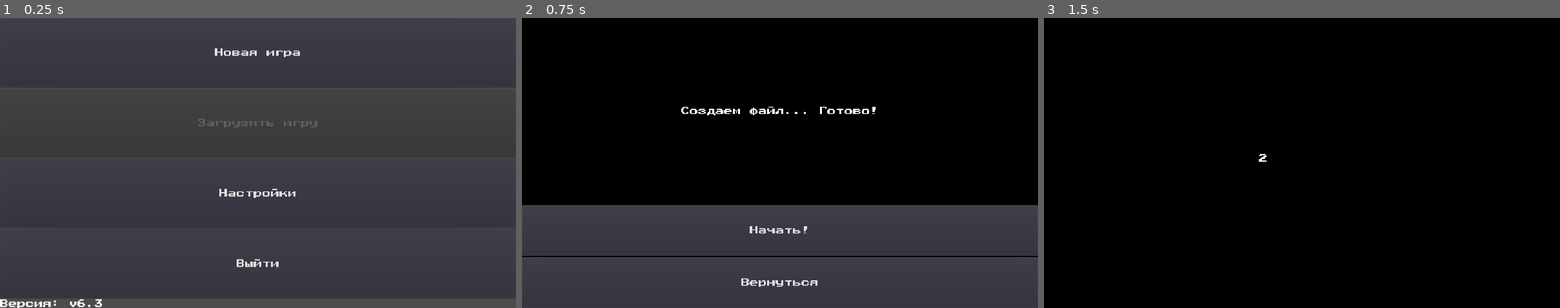
Above: before the commit, frames 1-3 (left to right).
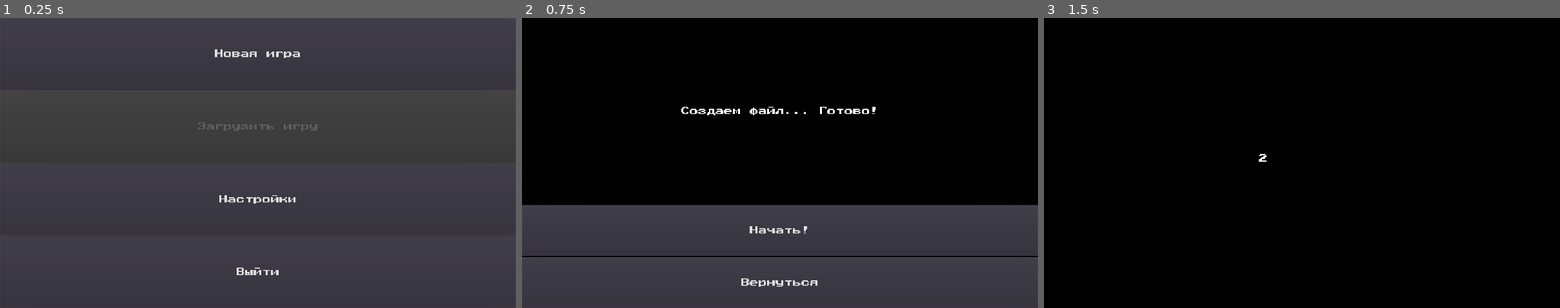
Above: after the commit, the same moments.

Repository: ordinary-dev/student-quest
Game: Godot game, scene res://Scenes/entry.tscn
Same seed, same stepped clock (60 frames per second), same inputs: the game is played once before the commit and once after it.
Inputs:
- Up to frame 1 (0.25 s): no input
- Up to frame 2 (0.75 s): click "Новая игра" at 0.5 s
- Up to frame 3 (1.5 s): click "Начать!" at 1.25 s

The runs differ from the first frame. In frame 1, 1.5% of the frame differs, in the area x 0-100%, y 10-100%; in frame 2, nothing differs; in frame 3, nothing differs.

Commit message:
Code refactoring

Diff:
--- a/Scenes/1.beggining/date1.tscn
+++ b/Scenes/1.beggining/date1.tscn
@@ -3,17 +3,18 @@
 [sub_resource type="GDScript" id=1]
 script/source = "extends Control
 
-export var song = \"res://Audio/SummerNight.ogg\"
+export var song : = \"res://Audio/SummerNight.ogg\"
+export var next_scene : = \"res://Scenes/1.beggining/fireworks.tscn\"
 
-func _ready():
+func _ready() -> void:
 	get_node(\"/root/ost\").play_sound(load(song))
 	get_node(\"ColorRect/AnimationPlayer\").play(\"text_anim\")
 
 
 # warning-ignore:unused_argument
-func _on_AnimationPlayer_animation_finished(anim_name):
+func _on_AnimationPlayer_animation_finished(anim_name) -> void:
 	yield(get_tree().create_timer(3), \"timeout\")
-	assert(get_tree().change_scene(\"res://Scenes/1.beggining/fireworks.tscn\") == OK)
+	assert(get_tree().change_scene(next_scene) == OK)
 "
 
 [sub_resource type="Animation" id=2]
--- a/Scenes/1.beggining/fireworks.tscn
+++ b/Scenes/1.beggining/fireworks.tscn
@@ -7,31 +7,41 @@
 
 var fw = load(\"res://Audio/fx/firework_explosion_fizz_002.wav\")
 
-func _ready():
+onready var sprite1 : AnimatedSprite = $AnimatedSprite
+onready var sprite2 : AnimatedSprite = $AnimatedSprite2
+onready var sprite3 : AnimatedSprite = $AnimatedSprite3
+onready var fx : = $\"/root/fx\"
+
+export var next_scene : = \"res://Scenes/1.beggining/date2.tscn\"
+
+func _ready() -> void:
 	get_node(\"AnimationPlayer\").play(\"camera\")
-	get_node(\"AnimatedSprite\").frame = 0
-	get_node(\"AnimatedSprite2\").frame = 0
-	get_node(\"AnimatedSprite3\").frame = 0
-	get_node(\"AnimatedSprite\").play()
+	sprite1.frame = 0
+	sprite2.frame = 0
+	sprite3.frame = 0
+
+	sprite1.play()
 	yield(get_tree().create_timer(0.7), \"timeout\")
-	get_node(\"/root/fx\").play_sound(fw)
+	fx.play_sound(fw)
+
 	yield(get_tree().create_timer(0.08), \"timeout\")
-	get_node(\"AnimatedSprite2\").play()
+	sprite2.play()
 	yield(get_tree().create_timer(0.7), \"timeout\")
-	get_node(\"/root/fx\").play_sound(fw)
+	fx.play_sound(fw)
+
 	yield(get_tree().create_timer(0.4), \"timeout\")
-	get_node(\"AnimatedSprite3\").play()
+	sprite3.play()
 	yield(get_tree().create_timer(0.7), \"timeout\")
-	get_node(\"/root/fx\").play_sound(fw)
+	fx.play_sound(fw)
 
 
-func _on_AnimatedSprite_animation_finished():
+func _on_AnimatedSprite_animation_finished() -> void:
 	# Обновить информацию об этапе
-	var fl = File.new()
+	var fl : = File.new()
 	fl.open(\"user://save.\" + str(get_node(\"/root/global\").loaded) + \".txt\", File.WRITE)
 	fl.store_line(to_json({\"stage\":1}))
 	fl.close()
-	assert(get_tree().change_scene(\"res://Scenes/1.beggining/date2.tscn\") == OK)
+	assert(get_tree().change_scene(next_scene) == OK)
 "
 
 [sub_resource type="Animation" id=2]
--- a/Scenes/1.beggining/train.tscn
+++ b/Scenes/1.beggining/train.tscn
@@ -7,12 +7,16 @@
 [sub_resource type="GDScript" id=1]
 script/source = "extends Node2D
 
-func _ready():
+
+export var next_scene : = \"res://Scenes/1.beggining/nav_test.tscn\"
+
+
+func _ready() -> void:
 	get_node(\"AnimationPlayer\").play(\"train\")
 
 
 func _on_AnimationPlayer_animation_finished(anim_name):
-	assert(get_tree().change_scene(\"res://Scenes/1.beggining/nav_test.tscn\") == OK)
+	assert(get_tree().change_scene(next_scene) == OK)
 "
 
 [sub_resource type="Animation" id=2]
--- a/Scenes/entry.tscn
+++ b/Scenes/entry.tscn
@@ -1,6 +1,7 @@
-[gd_scene load_steps=3 format=2]
+[gd_scene load_steps=4 format=2]
 
 [ext_resource path="res://my_theme.tres" type="Theme" id=1]
+[ext_resource path="res://Audio/Kalaido_Hanging_Lanterns.ogg" type="AudioStream" id=2]
 
 [sub_resource type="GDScript" id=1]
 resource_name = "Main"
@@ -14,15 +15,15 @@
 # и переключается в меню после этого
 
 
-export(String) var music_path
-export(String) var scene_path
+export(AudioStream) var music
+export var scene_path : = \"res://Scenes/menu/menu.tscn\"
 
 
 func _ready():
 	# Загрузить настройки
 	get_node(\"/root/global\").read_file()
 	# Воспроизвести музыку по ее пути
-	get_node(\"/root/ost\").play_sound(load(music_path))
+	get_node(\"/root/ost\").play_sound(music)
 	# Загрузить сцену меню
 	assert(get_tree().change_scene(scene_path) == OK)
 "
@@ -31,8 +32,10 @@
 anchor_right = 1.0
 anchor_bottom = 1.0
 script = SubResource( 1 )
-music_path = "res://Audio/Kalaido_Hanging_Lanterns.ogg"
-scene_path = "res://Scenes/menu/menu.tscn"
+__meta__ = {
+"_edit_use_anchors_": false
+}
+music = ExtResource( 2 )
 
 [node name="ColorRect" type="ColorRect" parent="."]
 anchor_right = 1.0
--- a/Scenes/global/fx.tscn
+++ b/Scenes/global/fx.tscn
@@ -38,7 +38,7 @@
 		self.play()
 	# Создать дополнительный источник
 	else:
-		var player = AudioStreamPlayer.new()
+		var player : = AudioStreamPlayer.new()
 		player.name = str(num)
 		player.stream = obj
 		player.bus = \"FX\"
--- a/Scenes/menu/confirm.tscn
+++ b/Scenes/menu/confirm.tscn
@@ -3,14 +3,15 @@
 [sub_resource type="GDScript" id=1]
 script/source = "extends Control
 
+export var prev_scene : = \"res://Scenes/menu/menu.tscn\"
 
 # Отмена выхода
-func _on_ButtonNo_pressed():
-	assert(get_tree().change_scene(\"res://Scenes/menu/menu.tscn\") == OK)
+func _on_ButtonNo_pressed() -> void:
+	assert(get_tree().change_scene(prev_scene) == OK)
 
 
 # Выход
-func _on_ButtonYes_pressed():
+func _on_ButtonYes_pressed() -> void:
 	# Звук нажатия
 	get_node(\"/root/fx\").btn_click()
 	# Сохранить данные
--- a/Scenes/menu/load.tscn
+++ b/Scenes/menu/load.tscn
@@ -8,11 +8,11 @@
 export (PackedScene) var loadbtn
 
 # При нажатии на удаление сохраненной игры
-func on_Del_Pressed(num):
+func on_Del_Pressed(num) -> void:
 	get_node(\"/root/fx\").btn_click()
 	# Удалить контейнер с кнопками
-	var nd = get_node(\"ColorRect/VBoxContainer/\" + str(num))
-	var glob = get_node(\"/root/global\")
+	var nd : = get_node(\"ColorRect/VBoxContainer/\" + str(num))
+	var glob : = get_node(\"/root/global\")
 	nd.get_parent().remove_child(nd)
 	# Удалить номер игры из массива
 	var pos = glob.saved_games.bsearch(num)
@@ -23,7 +23,7 @@
 
 
 # Вернуться в меню
-func on_Button_Pressed():
+func on_Button_Pressed() -> void:
 	# Щелчек
 	get_node(\"/root/fx\").btn_click()
 	# Сохранить изменения
@@ -32,7 +32,7 @@
 	assert(get_tree().change_scene(\"res://Scenes/menu/menu.tscn\") == OK)
 
 
-func _ready():
+func _ready() -> void:
 	# Основной вертикальный контейнер
 	var box = get_node(\"ColorRect/VBoxContainer\")
 	# Глобальный объект
@@ -45,16 +45,16 @@
 		tmp.name = str(i)
 		box.add_child(tmp)
 		# Изменить название сохранения
-		var loadpath = \"ColorRect/VBoxContainer/\" + str(i) + \"/BtnLoad/ContLoad/TextGame\"
+		var loadpath : = \"ColorRect/VBoxContainer/\" + str(i) + \"/BtnLoad/ContLoad/TextGame\"
 		get_node(loadpath).text = \"Сохраненная игра #\" + str(i)
 		# Привязать кнопку удаления
-		var delpath = \"ColorRect/VBoxContainer/\" + str(i) + \"/BtnDel\"
+		var delpath : = \"ColorRect/VBoxContainer/\" + str(i) + \"/BtnDel\"
 		get_node(delpath).connect(\"pressed\", self, \"on_Del_Pressed\", [i])
 #		# Добавить stage из файла в список,
 #		# чтобы потом найти описание этапа
-		var fl = File.new()
+		var fl : = File.new()
 		fl.open(\"user://save.\" + str(i) + \".txt\", File.READ)
-		var stage = 0
+		var stage : = 0
 		var content = parse_json(fl.get_line())
 		if content != null:
 			if content.has(\"stage\"):
@@ -62,7 +62,7 @@
 		list.push_back(int(stage))
 		fl.close()
 	# Кнопка возврата
-	var btn = Button.new()
+	var btn : = Button.new()
 	btn.text = \"Назад в меню\"
 	# Занять доступный объем
 	btn.size_flags_horizontal = SIZE_EXPAND_FILL
@@ -71,10 +71,10 @@
 	btn.connect(\"pressed\", self, \"on_Button_Pressed\")
 	box.add_child(btn)
 	# Присвоить этапы
-	var dat = get_node(\"/root/global\").get_event_names(list)
-	var ind = 0
+	var dat = glob.get_event_names(list)
+	var ind : = 0
 	for i in glob.saved_games:
-		var stagepath = \"ColorRect/VBoxContainer/\" + str(i) + \"/BtnLoad/ContLoad/TextStage\"
+		var stagepath : = \"ColorRect/VBoxContainer/\" + str(i) + \"/BtnLoad/ContLoad/TextStage\"
 		get_node(stagepath).text = dat[str(list[ind])]
 		ind+=1
 "
--- a/Scenes/menu/menu.tscn
+++ b/Scenes/menu/menu.tscn
@@ -7,50 +7,40 @@
 script/source = "extends Control
 
 # Путь к сцене новой игры
-export(String) var new_game
+export var new_game : = \"res://Scenes/menu/new.tscn\"
 
 # Путь к сцене загрузки
-export(String) var load_game
+export var load_game : = \"res://Scenes/menu/load.tscn\"
 
 # Путь к настройкам
-export(String) var settings
+export var settings : = \"res://Scenes/menu/settings.tscn\"
 
-export(String) var confirm_scene
+# Подтверждение выхода
+export var confirm_scene : = \"res://Scenes/menu/confirm.tscn\"
 
-
-func validate_scene(path):
-	# Убедиться, что путь задан
-	return path != \"\"
-
-
+# Начать новую игру
 func _on_ButtonNew_pressed():
 	get_node(\"/root/fx\").btn_click()
 	assert(get_tree().change_scene(new_game) == OK)
 
 
+# Загрузить игру
 func _on_ButtonLoad_pressed():
 	get_node(\"/root/fx\").btn_click()
-	if validate_scene(load_game):
-		assert(get_tree().change_scene(load_game) == OK)
+	assert(get_tree().change_scene(load_game) == OK)
+
+# Открыть настройки
+func _on_ButtonSettings_pressed():
+	get_node(\"/root/fx\").btn_click()
+	assert(get_tree().change_scene(settings) == OK)
+
+# Перейти к подтверждению выхода
+func _on_ButtonQuit_pressed():
+	get_node(\"/root/fx\").btn_click()
+	assert(get_tree().change_scene(confirm_scene) == OK)
 
 
-func _on_ButtonSettings_pressed():
-	get_node(\"/root/fx\").btn_click()
-	if validate_scene(settings):
-		assert(get_tree().change_scene(settings) == OK)
-
-
-func _on_ButtonQuit_pressed():
-	get_node(\"/root/fx\").btn_click()
-	if validate_scene(confirm_scene):
-		assert(get_tree().change_scene(confirm_scene) == OK)
-
-
-func _ready():
-	# Показать версию
-	var dict = Engine.get_version_info()
-	var ver = str(dict[\"minor\"]) + \".\" + str(dict[\"major\"])
-	get_node(\"VBoxContainer/LabelVer\").text = \"Версия: v\" + ver
+func _ready() -> void:
 	# Отключить кнопку загрузки если нет сохраненных игр
 	if get_node(\"/root/global\").saved_games.size() == 0:
 		get_node(\"VBoxContainer/ButtonLoad\").disabled = true
@@ -63,10 +53,6 @@
 __meta__ = {
 "_edit_use_anchors_": false
 }
-new_game = "res://Scenes/menu/new.tscn"
-load_game = "res://Scenes/menu/load.tscn"
-settings = "res://Scenes/menu/settings.tscn"
-confirm_scene = "res://Scenes/menu/confirm.tscn"
 
 [node name="VBoxContainer" type="VBoxContainer" parent="."]
 anchor_right = 1.0
@@ -77,40 +63,34 @@
 
 [node name="ButtonNew" type="Button" parent="VBoxContainer"]
 margin_right = 1920.0
-margin_bottom = 258.0
+margin_bottom = 267.0
 size_flags_vertical = 3
 theme = ExtResource( 1 )
 text = "Новая игра"
 
 [node name="ButtonLoad" type="Button" parent="VBoxContainer"]
-margin_top = 262.0
+margin_top = 271.0
 margin_right = 1920.0
-margin_bottom = 520.0
+margin_bottom = 538.0
 size_flags_vertical = 3
 theme = ExtResource( 1 )
 text = "Загрузить игру"
 
 [node name="ButtonSettings" type="Button" parent="VBoxContainer"]
-margin_top = 524.0
+margin_top = 542.0
 margin_right = 1920.0
-margin_bottom = 782.0
+margin_bottom = 809.0
 size_flags_vertical = 3
 theme = ExtResource( 1 )
 text = "Настройки"
 
 [node name="ButtonQuit" type="Button" parent="VBoxContainer"]
-margin_top = 786.0
+margin_top = 813.0
 margin_right = 1920.0
-margin_bottom = 1044.0
+margin_bottom = 1080.0
 size_flags_vertical = 3
 theme = ExtResource( 1 )
 text = "Выйти"
-
-[node name="LabelVer" type="Label" parent="VBoxContainer"]
-margin_top = 1048.0
-margin_right = 1920.0
-margin_bottom = 1080.0
-theme = ExtResource( 1 )
 [connection signal="pressed" from="VBoxContainer/ButtonNew" to="." method="_on_ButtonNew_pressed"]
 [connection signal="pressed" from="VBoxContainer/ButtonLoad" to="." method="_on_ButtonLoad_pressed"]
 [connection signal="pressed" from="VBoxContainer/ButtonSettings" to="." method="_on_ButtonSettings_pressed"]
--- a/Scenes/menu/new.tscn
+++ b/Scenes/menu/new.tscn
@@ -4,24 +4,27 @@
 script/source = "extends Control
 
 
-export (NodePath) var label
-export (NodePath) var button
-export (NodePath) var buttonback
+onready var label : = $ColorRect/VBoxContainer/Label
+onready var button_start : = $ColorRect/VBoxContainer/Button
+onready var button_back : = $ColorRect/VBoxContainer/Button2
 
-var num
+onready var glob : = $\"/root/global\"
+var num : int
 
-func _ready():
+export var next_scene : = \"res://Scenes/1.beggining/date1.tscn\"
+export var prev_scene : = \"res://Scenes/menu/menu.tscn\"
+
+func _ready() -> void:
 	# Создать новый файл save.n.txt
-	var glob = get_node(\"/root/global\")
 	if glob.saved_games.size() != 0:
 		num = glob.saved_games.back() + 1
 	else:
 		num = 1
-	var file_path = \"user://save.\" + str(num) + \".txt\"
-	var fl = File.new()
+	var file_path : = \"user://save.\" + str(num) + \".txt\"
+	var fl : = File.new()
 	fl.open(file_path, File.WRITE)
 	# Сохранить номер этапа
-	var dat = {\"stage\":0}
+	var dat : = {\"stage\":0}
 	fl.store_line(to_json(dat))
 	fl.close()
 	# Добавить номер в массив
@@ -29,20 +32,20 @@
 	# Сохранить изменения
 	glob.write_file()
 	# Дать игроку знать, что он может играть
-	get_node(label).text += \" Готово!\"
-	get_node(button).disabled = false
-	get_node(buttonback).disabled = false
+	label.text += \" Готово!\"
+	button_start.disabled = false
+	button_back.disabled = false
 
 
 func _on_Button_pressed():
 	get_node(\"/root/fx\").btn_click()
 	get_node(\"/root/global\").loaded = num
-	assert(get_tree().change_scene(\"res://Scenes/1.beggining/date1.tscn\") == OK)
+	assert(get_tree().change_scene(next_scene) == OK)
 
 
 func _on_ButtonBack_pressed():
 	get_node(\"/root/fx\").btn_click()
-	assert(get_tree().change_scene(\"res://Scenes/menu/menu.tscn\") == OK)
+	assert(get_tree().change_scene(prev_scene) == OK)
 
 "
 
@@ -53,9 +56,6 @@
 __meta__ = {
 "_edit_use_anchors_": false
 }
-label = NodePath("ColorRect/VBoxContainer/Label")
-button = NodePath("ColorRect/VBoxContainer/Button")
-buttonback = NodePath("ColorRect/VBoxContainer/Button2")
 
 [node name="ColorRect" type="ColorRect" parent="."]
 anchor_right = 1.0
--- a/Scenes/menu/settings.tscn
+++ b/Scenes/menu/settings.tscn
@@ -30,52 +30,52 @@
 onready var fx = get_node(\"/root/fx\")
 
 # Главная сцена
-var return_to = \"res://Scenes/menu/menu.tscn\"
-
-func upd_label(val):
+export var return_to : = \"res://Scenes/menu/menu.tscn\"
+
+func upd_ost(val : float) -> void:
 	ost_text.text = \"Громкость: \" + str((val+32)/32*100) + \"%\"
 
 
-func upd_fx(val):
+func upd_fx(val : float) -> void:
 	fx_text.text = \"Громкость: \" + str((val+32)/32*100) + \"%\"
 
 
-func _on_HSlider_value_changed(value):
+func _on_HSlider_value_changed(value : float) -> void:
 	click()
 	AudioServer.set_bus_volume_db(2, value)
-	upd_label(value)
-
-
-func _on_HSliderFX_value_changed(value):
+	upd_ost(value)
+
+
+func _on_HSliderFX_value_changed(value : float) -> void:
 	click()
 	AudioServer.set_bus_volume_db(1, value)
 	upd_fx(value)
 
 
-func _on_Button_pressed():
+func _on_Button_pressed() -> void:
 	click()
 	slider_ost.value = 0
 
 
-func _on_ButtonFX_pressed():
+func _on_ButtonFX_pressed() -> void:
 	click()
 	slider_fx.value = 0
 
 
-func _on_ButtonBack_pressed():
+func _on_ButtonBack_pressed() -> void:
 	click()
 	assert(get_tree().change_scene(return_to) == OK)
 
-func _on_TabContainer_tab_selected(tab):
-	click()
-
-func update_settings():
+func _on_TabContainer_tab_selected(tab) -> void:
+	click()
+
+func update_settings() -> void:
 	slider_ost.value = AudioServer.get_bus_volume_db(2)
 	slider_fx.value = AudioServer.get_bus_volume_db(1)
-	upd_label(AudioServer.get_bus_volume_db(2))
+	upd_ost(AudioServer.get_bus_volume_db(2))
 	upd_fx(AudioServer.get_bus_volume_db(1))
 
-func _ready():
+func _ready() -> void:
 	# Загрузить объекты
 	slider_ost = get_node(slider_ost_path)
 	slider_fx = get_node(slider_fx_path)
@@ -98,7 +98,7 @@
 	fd.mode = FileDialog.MODE_OPEN_FILE
 	fd.popup()
 
-func _on_FileDialog_file_selected(path):
+func _on_FileDialog_file_selected(path : String):
 	click()
 	if fd.mode == FileDialog.MODE_SAVE_FILE:
 		get_node(\"/root/global\").write_file(path)
@@ -108,7 +108,7 @@
 
 
 func click():
-	get_node(\"/root/fx\").btn_click()
+	fx.btn_click()
 "
 
 [node name="Control" type="Control"]
--- a/Scripts/global.gd
+++ b/Scripts/global.gd
@@ -1,26 +1,26 @@
 extends Node
 
 # Объекты для проигрывания музыки
-onready var ost = get_node("/root/ost")
-onready var fx = get_node("/root/fx")
+onready var ost : = $"/root/ost"
+onready var fx : = $"/root/fx"
 
 # Путь к файлу с настройками
-var file_name = "user://save_game.dat"
+var file_name : = "user://save_game.dat"
 
 # Поля для хранения и считывания данных
 # (чтобы в будущем не менять 2 поля сразу)
-var ost_field = "ost_vol"
-var fx_field = "fx_vol"
-var sg_field = "saved_games"
+var ost_field : = "ost_vol"
+var fx_field : = "fx_vol"
+var sg_field : = "saved_games"
 
 # Все файлы с сохранениями игр названы user://save.<номер>.txt
-var saved_games = []
+var saved_games : = []
 
 # Для того, чтобы игра знала, в какой файл сохранять данные
-var loaded = 0
+var loaded : = 0
 
 # Создать словарь с переменными для сохранения
-func gen_dict():
+func gen_dict() -> Dictionary:
 	var save_dict = {
 		ost_field:AudioServer.get_bus_volume_db(2),
 		fx_field:AudioServer.get_bus_volume_db(2),
@@ -29,14 +29,14 @@
 	return save_dict
 
 # Записать данные в файл
-func write_file(path=file_name):
+func write_file(path : String = file_name):
 	var fl = File.new()
 	fl.open(path, File.WRITE)
 	# Сохранить словарь как JSON
 	fl.store_line(to_json(gen_dict()))
 	fl.close()
 
-func restore(content):
+func restore(content : Dictionary) -> void:
 	# Если есть ключ, то записать значение в переменную
 	if content.has(ost_field):
 		AudioServer.set_bus_volume_db(2, content[ost_field])
@@ -46,7 +46,7 @@
 		saved_games = content[sg_field]
 
 # Прочитать файл с настройками
-func read_file(path=file_name):
+func read_file(path : String = file_name) -> void:
 	var fl = File.new()
 	# Если файл существует
 	if fl.file_exists(path):
@@ -61,13 +61,13 @@
 		AudioServer.set_bus_volume_db(1, 0)
 		AudioServer.set_bus_volume_db(2, 0)
 
-func get_event_names(list):
-	var i = 0
+func get_event_names(list : Array) -> Dictionary:
+	var i : = 0
 	var last = list.max()
-	var dict = {}
+	var dict : = {}
 	#OS.alert(str(list))
-	var fl = File.new()
-	var st = ""
+	var fl : = File.new()
+	var st : = ""
 	fl.open("res://Scripts/events.tres", File.READ)
 	while i <= last:
 		st = fl.get_line()
